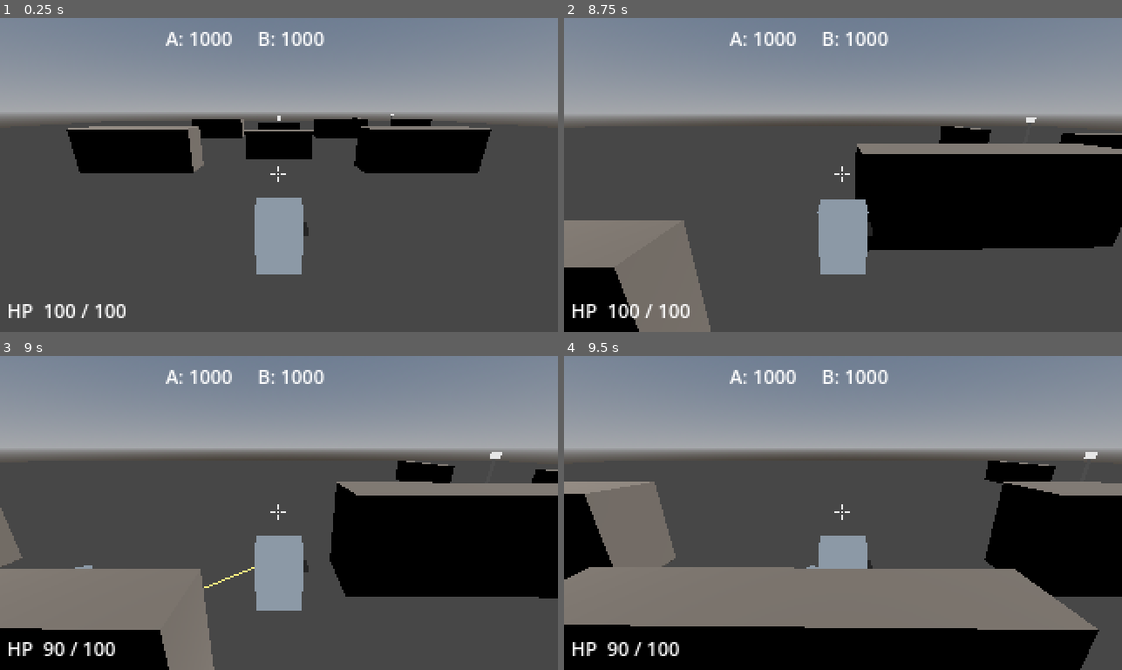
Above: before the commit, frames 1-4 (two rows, left to right).
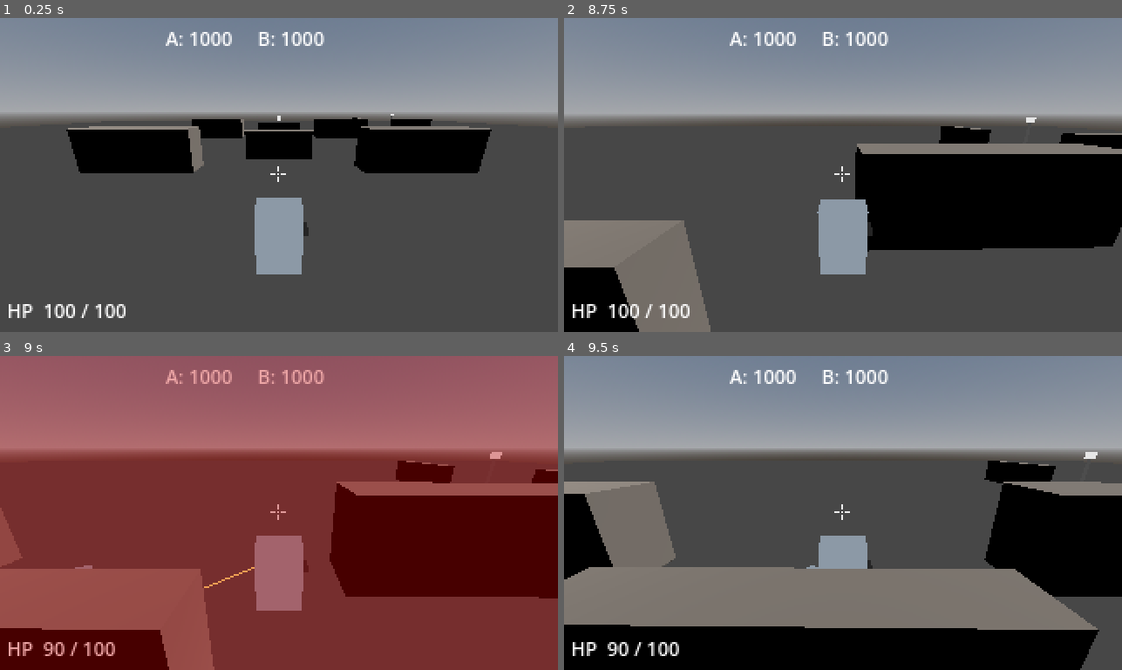
Above: after the commit, the same moments.

Repository: jonathandaley/Hardpoint
Game: Godot game, scene res://scenes/arena/Arena.tscn
Same seed, same stepped clock (60 frames per second), same inputs: the game is played once before the commit and once after it.
Inputs (mouse positions are in pixels of both pictures, inside the frame that each line leads up to):
- Up to frame 1 (0.25 s): no input
- Up to frame 2 (8.75 s): tap Enter (ui_accept) at 0.5, 0.77, 1.52, 2.75, 3.02, 3.5, 3.77, 4.25, 4.52, 5, 6.02, 6.77, 7.52 s; move the mouse to (870, 175) at 0.52 s; press the mouse at (870, 175) at 0.53 s; hold W (move_forward) 0.53-5.78 s; move the mouse to (815, 175) at 1.27 s; release the mouse at (815, 175) at 1.28 s; right-click (815, 175) at 1.35 s; move the mouse to (854, 168) at 2.02 s; press the mouse at (854, 168) at 2.03 s; move the mouse to (837, 181) at 2.77 s; release the mouse at (837, 181) at 2.78 s; right-click (837, 181) at 2.85 s; move the mouse to (887, 178) at 3.52 s; press the mouse at (887, 178) at 3.53 s; move the mouse to (798, 171) at 4.27 s; release the mouse at (798, 171) at 4.28 s; right-click (798, 171) at 4.35 s; move the mouse to (848, 175) at 5.02 s; press the mouse at (848, 175) at 5.03 s; move the mouse to (820, 168) at 5.77 s; release the mouse at (820, 168) at 5.78 s; hold D (move_right) 5.78-6.53 s; right-click (820, 168) at 5.85 s; move the mouse to (870, 175) at 6.52 s; press the mouse at (870, 175) at 6.53 s; hold W (move_forward) from 6.53 s (still down); move the mouse to (815, 175) at 7.27 s; release the mouse at (815, 175) at 7.28 s; right-click (815, 175) at 7.35 s; move the mouse to (854, 168) at 8.02 s; press the mouse at (854, 168) at 8.03 s
- Up to frame 3 (9 s): move the mouse to (273, 519) at 8.77 s; release W (move_forward) at 8.78 s; release the mouse at (273, 519) at 8.78 s; hold A (move_left) from 8.78 s (still down); right-click (273, 519) at 8.85 s
- Up to frame 4 (9.5 s): keep holding A (move_left); tap Enter (ui_accept) at 9.02 s

Frames 1-2 are identical in both runs. In frame 3, 100% of the frame differs, in the area x 0-100%, y 0-100%; in frame 4, nothing differs.

Commit message:
Add red screen flash on player damage
Mech emits 'damaged' signal on each hit. Arena connects player mech's
signal to HUD.show_damage(), which fades a full-screen red overlay
from alpha 0.45 to 0 over ~0.25s.

Co-Authored-By: Claude Sonnet 4.6 <noreply@anthropic.com>

Diff:
--- a/scenes/arena/Arena.gd
+++ b/scenes/arena/Arena.gd
@@ -21,6 +21,7 @@
 	var gun := player_mech.get_node_or_null("HardpointRight/RaycastGun")
 	if gun:
 		gun.hit_confirmed.connect(hud.register_hit)
+	player_mech.damaged.connect(hud.show_damage)
 	print("[Arena] Match started. Score to drain: %d" % match_node.score_limit)
 
 func _create_walls() -> void:
--- a/scenes/ui/HUD.tscn
+++ b/scenes/ui/HUD.tscn
@@ -27,6 +27,13 @@
 anchor_bottom = 1.0
 script = ExtResource("2")
 
+[node name="DamageFlash" type="ColorRect" parent="."]
+anchor_right = 1.0
+anchor_bottom = 1.0
+color = Color(0.8, 0, 0, 1)
+modulate = Color(1, 1, 1, 0)
+mouse_filter = 2
+
 [node name="ResultLabel" type="Label" parent="."]
 offset_left = 100.0
 offset_top = 76.0
--- a/scripts/HUD.gd
+++ b/scripts/HUD.gd
@@ -3,8 +3,11 @@
 @onready var health_label: Label = $HealthLabel
 @onready var score_label: Label = $ScoreLabel
 @onready var crosshair: Control = $Crosshair
+@onready var damage_flash: ColorRect = $DamageFlash
 @onready var result_label: Label = $ResultLabel
 @onready var restart_label: Label = $RestartLabel
+
+var _damage_alpha: float = 0.0
 
 var _match: Node = null
 var _player_mech: Node = null
@@ -15,6 +18,9 @@
 	_player_mech = player_mech
 	_player_team = player_team
 
+func show_damage() -> void:
+	_damage_alpha = 0.45
+
 func register_hit() -> void:
 	crosshair.register_hit()
 
@@ -24,7 +30,10 @@
 	restart_label.visible = true
 	crosshair.visible = false
 
-func _process(_delta: float) -> void:
+func _process(delta: float) -> void:
+	if _damage_alpha > 0.0:
+		_damage_alpha = move_toward(_damage_alpha, 0.0, delta * 2.0)
+		damage_flash.modulate.a = _damage_alpha
 	if _player_mech != null and _player_mech.get("health") != null:
 		health_label.text = "HP  %d / %d" % [
 			_player_mech.get("health"), _player_mech.get("max_health")
--- a/scripts/Mech.gd
+++ b/scripts/Mech.gd
@@ -4,6 +4,7 @@
 # Ignorant of who pilots it — all control comes through InputSource.
 
 signal died
+signal damaged
 
 @export var base_walk_speed: float = 7.0
 @export var base_reload_rate: float = 1.0
@@ -30,6 +31,7 @@
 	if health <= 0.0:
 		return
 	health -= amount
+	damaged.emit()
 	print("[Mech] %s  %.0f / %.0f HP" % [name, health, max_health])
 	if health <= 0.0:
 		health = 0.0
